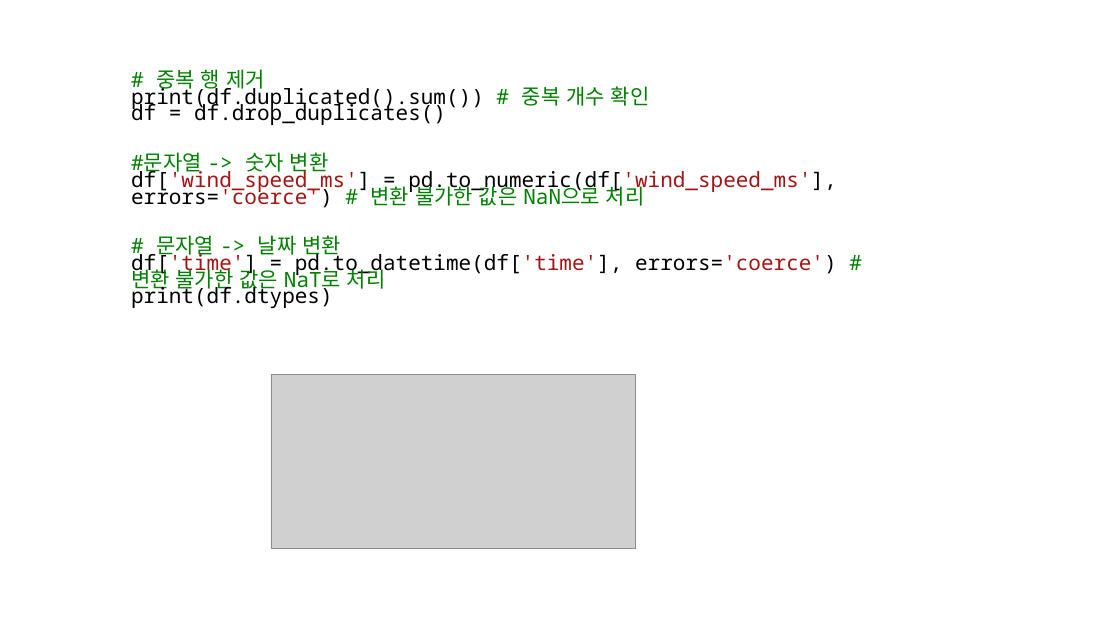
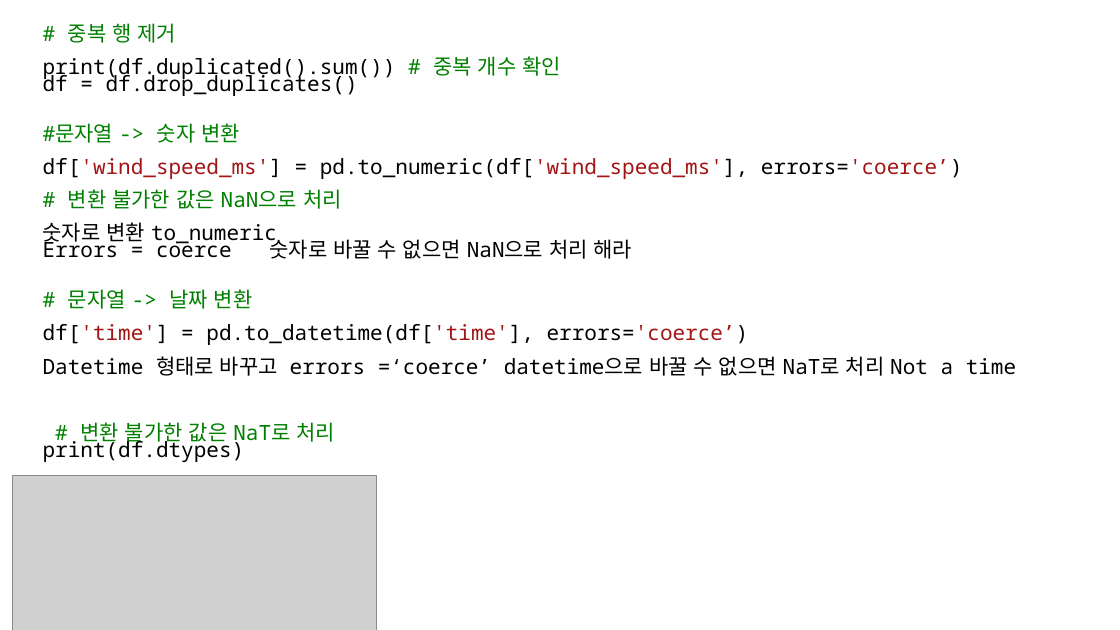
Before and after one commit to taesub0204/python, a slide deck: slide 17 of 반도체장비분석프로그래밍_python/천재성.pptx (slide 16 before the commit). Drawn at 1120x630 pixels with LibreOffice and Linux fonts; fonts in the diff are those of the drawing; grey boxes stand for pictures. Boxes give left, top, right and bottom in pixels: in the first picture for what was removed or moved away, otherwise in the second. Text is boxed around its words. In the diff, an @@ line names an element or a change of style, - is before the commit and + after.

```diff
--- a/반도체장비분석프로그래밍_python/천재성.pptx
+++ b/반도체장비분석프로그래밍_python/천재성.pptx
@@ text "# 중복 행 제거": place and size @@
-text "# 중복 행 제거" at (131, 69, 837, 308)
+text "# 중복 행 제거" at (43, 23, 1016, 462)
@@ text at (43, 158, 963, 259): text changed; text colour #A31515 to #000000 @@
-df['wind_speed_ms'] = pd.to_numeric(df['wind_speed_ms'], errors='coerce') # 변환 불가한 값은 NaN으로 처리
+df['wind_speed_ms'] = pd.to_numeric(df['wind_speed_ms'], errors='coerce’)
+# 변환 불가한 값은 NaN으로 처리
+숫자로 변환 to_numeric
+Errors = coerce 숫자로 바꿀 수 없으면 NaN으로 처리 해라
@@ text at (43, 324, 1016, 447): text changed @@
-df['time'] = pd.to_datetime(df['time'], errors='coerce') # 변환 불가한 값은 NaT로 처리
+df['time'] = pd.to_datetime(df['time'], errors='coerce’)
+Datetime 형태로 바꾸고 errors =‘coerce’ datetime으로 바꿀 수 없으면 NaT로 처리 Not a time
+# 변환 불가한 값은 NaT로 처리
@@ picture: place and size @@
-picture at (271, 375, 635, 549)
+picture at (12, 476, 376, 630)
```
Also in this commit, not shown: 8 other slides changed, 2 slides added, 2 other files.
